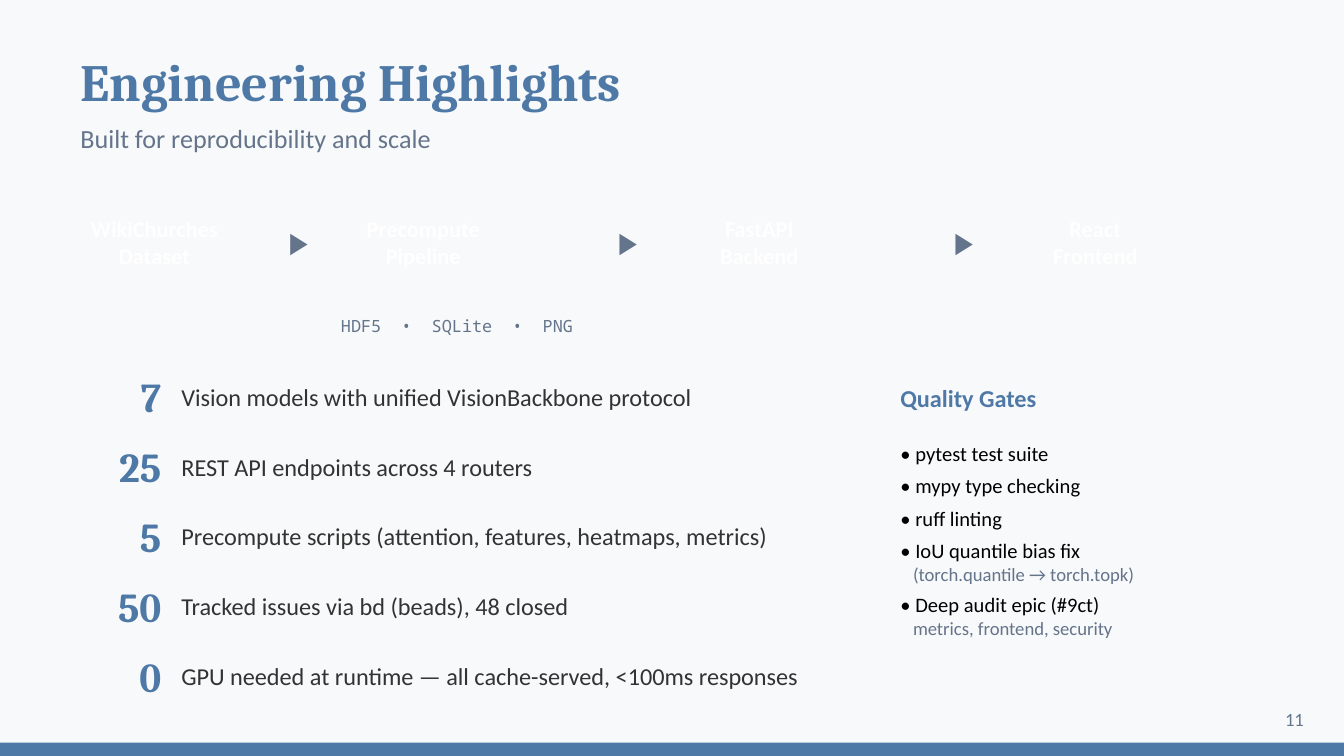
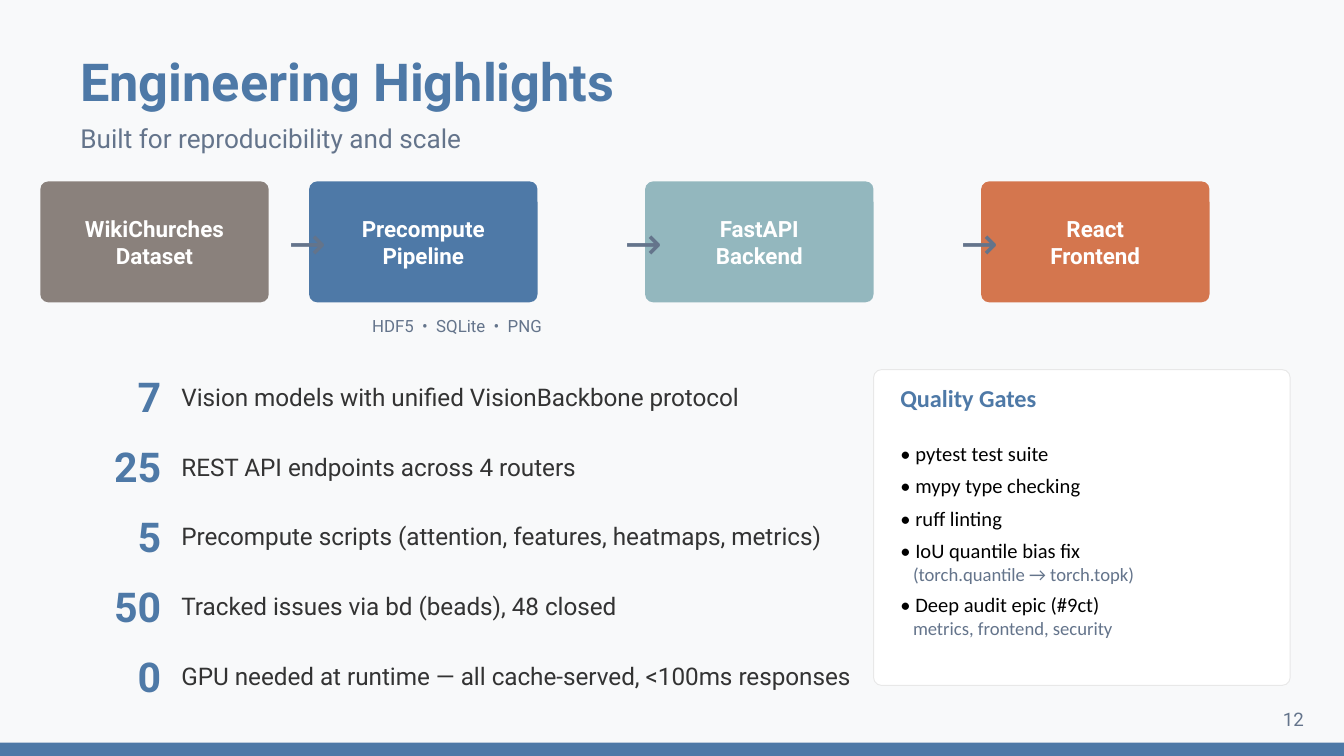
Before and after one commit to DesmondChoy/ssl_wikichurches, a slide deck: slide 12 of outputs/slides/presentation.pptx (slide 11 before the commit). Drawn at 1344x756 pixels with LibreOffice and Linux fonts; fonts in the diff are those of the drawing. Boxes give left, top, right and bottom in pixels: in the first picture for what was removed or moved away, otherwise in the second. Text is boxed around its words. In the diff, an @@ line names an element or a change of style, - is before the commit and + after.

```diff
--- a/outputs/slides/presentation.pptx
+++ b/outputs/slides/presentation.pptx
@@ text at [276, 202, 309, 282]: text changed; size 16 to 24 pt; font Calibri to Roboto @@
-▶
+→
@@ text at [612, 202, 645, 282]: text changed; size 16 to 24 pt; font Calibri to Roboto @@
-▶
+→
@@ text at [948, 202, 981, 282]: text changed; size 16 to 24 pt; font Calibri to Roboto @@
-▶
+→
@@ text added at [85, 220, 224, 264], 12 pt, text #FFFFFF, bold @@
+WikiChurches
+Dataset
@@ text added at [362, 221, 485, 269], 12 pt, text #FFFFFF, bold @@
+Precompute
+Pipeline
@@ text added at [716, 221, 803, 264], 12 pt, text #FFFFFF, bold @@
+FastAPI
+Backend
@@ text added at [1050, 221, 1140, 264], 12 pt, text #FFFFFF, bold @@
+React
+Frontend
@@ text "HDF5 • SQLite • PNG" at [372, 320, 542, 334]: font Noto Sans Mono to Roboto @@
@@ rounded rectangle at [874, 370, 1290, 685]: outline none to #E8E8E8 0.5 pt; shadow off @@
@@ font Cambria to Roboto in 6 elements at [80, 62, 614, 112], [138, 383, 162, 412], [114, 452, 161, 483], [138, 523, 162, 553], [114, 592, 161, 623], [138, 662, 162, 693] @@
@@ font Calibri to Roboto in 6 elements at [80, 128, 461, 154], [181, 387, 739, 411], [181, 457, 576, 481], [181, 526, 821, 551], [181, 596, 616, 621], [181, 666, 851, 690] @@
@@ text at [1283, 712, 1304, 726]: text changed; font Calibri to Roboto @@
-11
+12
```
Also in this commit, not shown: 10 other slides changed, 3 slides added, 2 slides removed, 2 other files.
